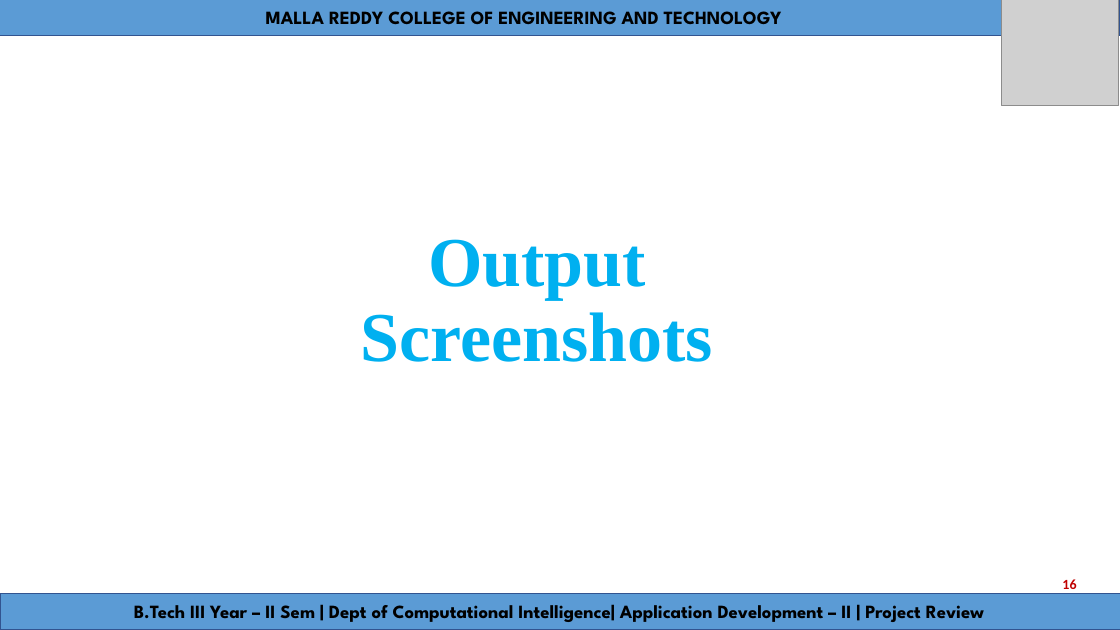
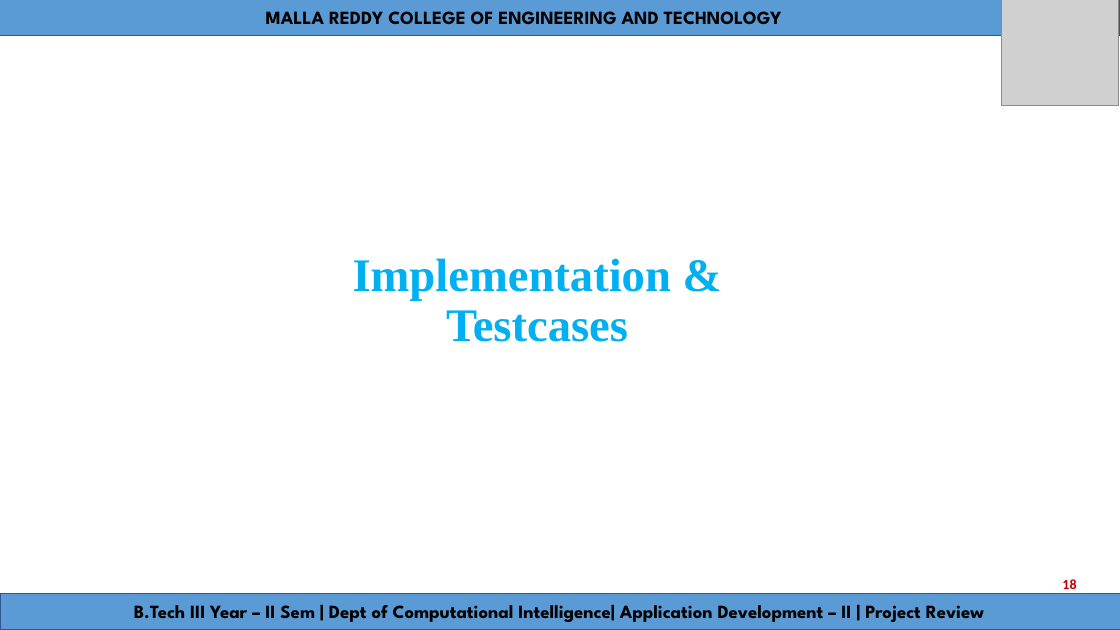
Before and after one commit to DurishettyAnirudh/AD-1, a slide deck: slide 18 of Documentation/PPT_video_Generator.pptx (slide 16 before the commit). Drawn at 1120x630 pixels with LibreOffice and Linux fonts; fonts in the diff are those of the drawing; grey boxes stand for pictures. Boxes give left, top, right and bottom in pixels: in the first picture for what was removed or moved away, otherwise in the second. Text is boxed around its words. In the diff, an @@ line names an element or a change of style, - is before the commit and + after.

```diff
--- a/Documentation/PPT_video_Generator.pptx
+++ b/Documentation/PPT_video_Generator.pptx
@@ text at [353, 258, 671, 342]: text changed; size 60 to 40 pt @@
-Output Screenshots
+Implementation & Testcases
```
Also in this commit, not shown: 4 other slides changed, 5 slides added, 5 other files.
